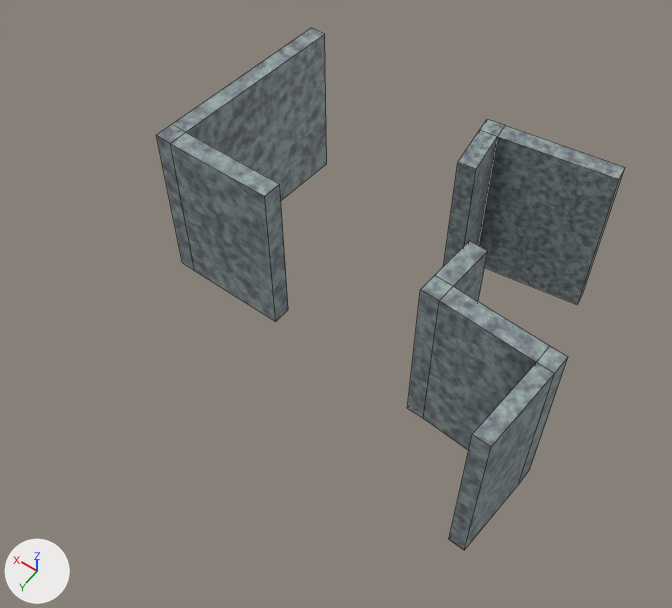
An edit to the Blender file Assets/Models/blender~/Roof2.blend, drawn before and after from the same camera.
One viewpoint serves both versions: a 50 mm camera at (-4.48, 8.32, 10.69) aimed at (0.29, 1.65, 0.2). The lights are fixed; the arrows at lower left show +X, +Y and +Z. The older version comes first. Mesh edges are drawn as thin lines.

The first picture shows 'Wall1', 'Wall2', 'Wall3'.
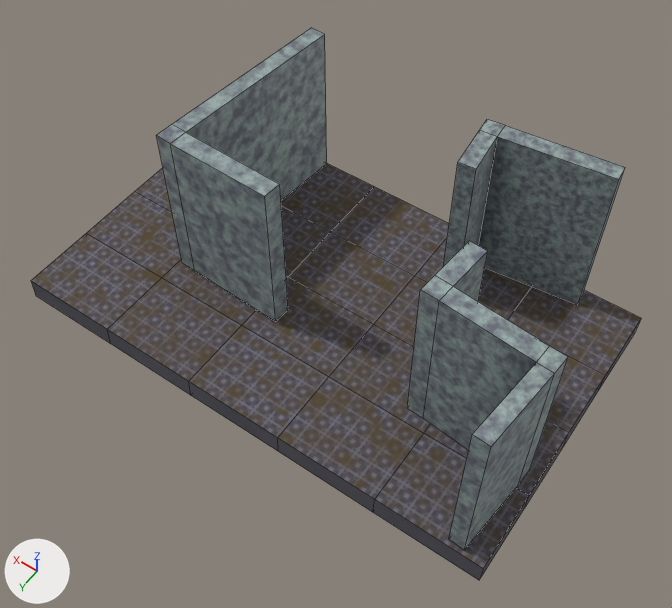
Edits to the bpy script that builds the scene:
```text
Add img_ucupaint_ceiling_color:
    img_ucupaint_ceiling_color = load_image('Ucupaint Ceiling Color', '../textures/Roof2Ceiling.png', 2048, 2048, 'sRGB')
Add img_ucupaint_floor_color:
    img_ucupaint_floor_color = load_image('Ucupaint Floor Color', '../textures/Roof2 floor.png', 2048, 2048, 'sRGB')
Add mat_ceilingbaked:
    mat_ceilingbaked = principled_material('CeilingBaked')
    mat_ceilingbaked.texture = img_ucupaint_ceiling_color
    mat_ceilingbaked.roughness = 0.925
    mat_ceilingbaked.alpha = 0.965
Add mat_floorbaked:
    mat_floorbaked = principled_material('FloorBaked')
    mat_floorbaked.texture = img_ucupaint_floor_color
    mat_floorbaked.roughness = 0.847
    mat_floorbaked.alpha = 0.98
Change me_cube_204:
    where me_cube_204.from_pydata(...)  # 60 vertices, 58 faces; spans x -4.03..4.03, y -2.18..2.6, z -0.01..0.37
    used by ob_cube_213; location = (0.72, 0.98, -0.84); rotation_euler = (0.0, 0.0, 0.00501), in degrees (0, 0, 0.3)
    me_cube_204 part 1: all 38 faces centred in x -4.02..4.02, y -2.17..2.59, z -0.01..0.19 switch from mat_colorgrid to mat_ceilingbaked (picture img_ucupaint_ceiling_color)
    me_cube_204 part 2: all 20 faces centred in x -3.21..3.21, y -1.55..1.98, z 0.36..0.37 switch from mat_colorgrid to mat_floorbaked (picture img_ucupaint_floor_color)
    me_cube_204 part 3: texture (UV) coordinates of 58 of 58 faces, centred in x -4.02..4.02, y -2.17..2.59, z -0.01..0.37, changed; they spanned u 0.01..0.99, v 0.01..0.75 and now span u 0.05..0.95, v 0.05..0.93
Change ob_cube_213:
    remove ob_cube_213.hide_render = True
```

Where the change shows, as pixel boxes [x1, y1, x2, y2] in the pictures (672 x 608 px):
'Cube.213', shown: after [31, 163, 641, 580]
part 1 of me_cube_204, recoloured: after [31, 281, 640, 580]
part 2 of me_cube_204, recoloured: after [31, 163, 641, 569]
part 3 of me_cube_204, surface changed: after [31, 163, 641, 580]
